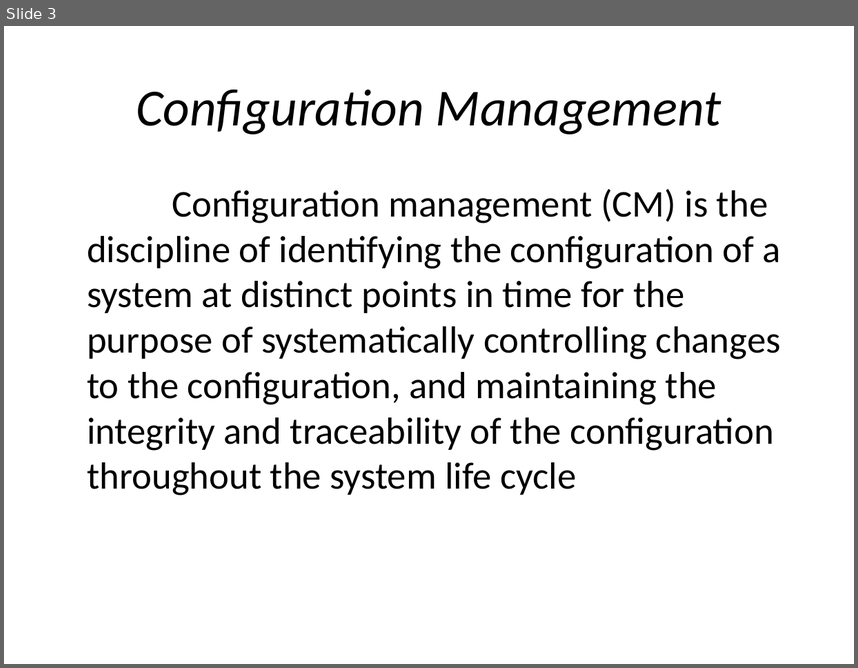
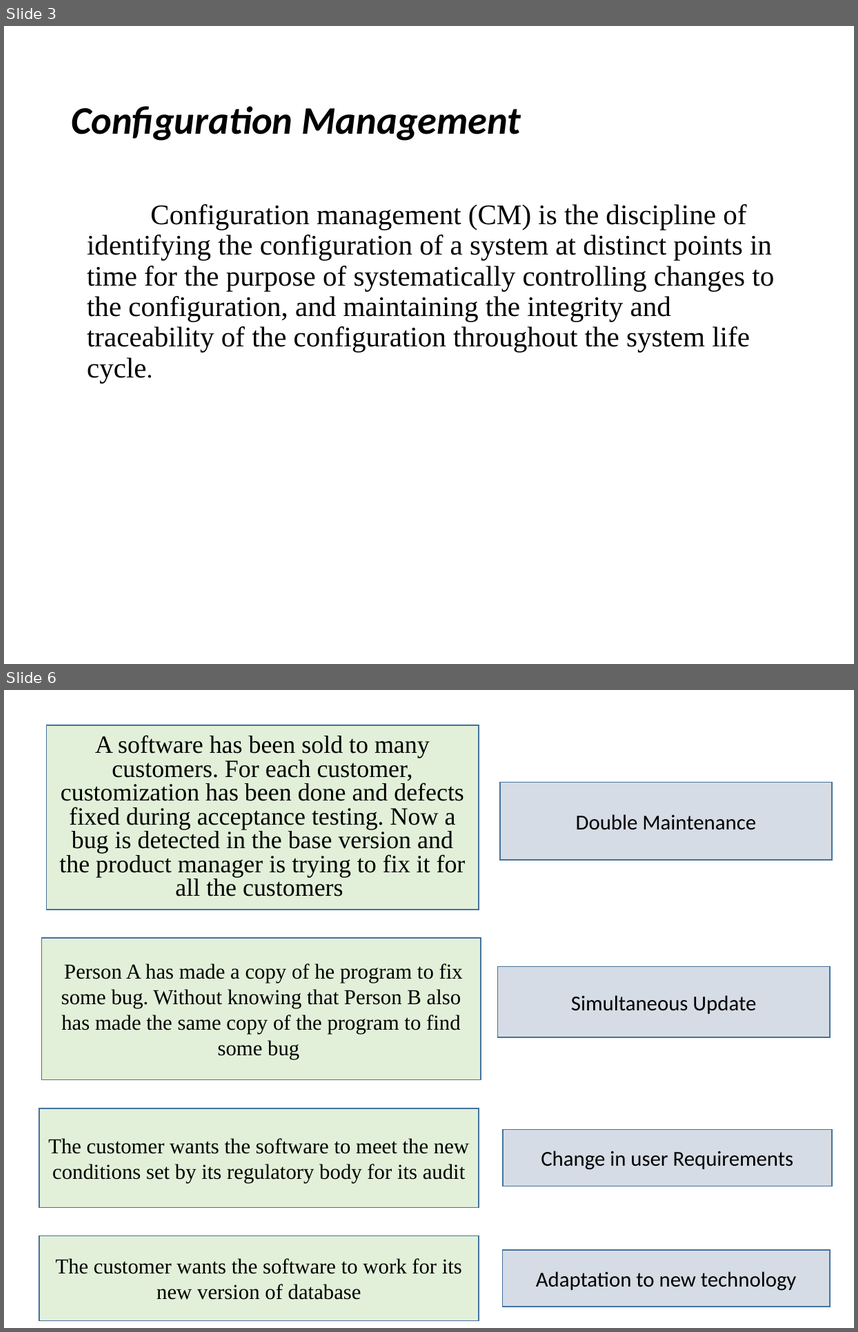
Before and after one commit to suvethaammu/suvethaammu, a slide deck: BEST PRACTICES OF SOTWARE CONFIGURATION MANAGEMENT.pptx. Shown one above the other, each under a label of ours: slide 3 before the commit, slides 3 and 6 after it; the slides between them are not shown. The pictures are 858x668 and 858x1332 pixels, drawn with LibreOffice and Linux fonts; fonts in the diff are those of the drawing. Boxes give left, top, right and bottom in pixels: in the first picture for what was removed or moved away, otherwise in the second. Text is boxed around its words. In the diff, an @@ line names an element or a change of style, - is before the commit and + after.

```diff
--- a/BEST PRACTICES OF SOTWARE CONFIGURATION MANAGEMENT.pptx
+++ b/BEST PRACTICES OF SOTWARE CONFIGURATION MANAGEMENT.pptx
@@ slide 6 added at box(4, 690, 854, 1328), background #FFFFFF @@
@@ text added at box(47, 726, 478, 910), fill #E2F0D9, outline #43739E 1 pt, 21 pt, text #000000 @@
+A software has been sold to many customers. For each customer, customization has been done and defects fixed during acceptance testing. Now a bug is detected in the base version and the product manager is trying to fix it for all the customers
@@ rectangle added at box(499, 782, 832, 860), fill #D6DCE5, outline #43739E 1 pt, 18 pt, text #000000 @@
+Double Maintenance
@@ rectangle added at box(41, 938, 481, 1080), fill #E2F0D9, outline #43739E 1 pt, 18 pt, text #000000 @@
+Person A has made a copy of he program to fix some bug. Without knowing that Person B also has made the same copy of the program to find some bug
@@ rectangle added at box(498, 966, 831, 1037), fill #D6DCE5, outline #43739E 1 pt, 18 pt, text #000000 @@
+Simultaneous Update
@@ rectangle added at box(40, 1108, 479, 1208), fill #E2F0D9, outline #43739E 1 pt, 18 pt, text #000000 @@
+The customer wants the software to meet the new conditions set by its regulatory body for its audit
@@ rectangle added at box(503, 1130, 833, 1186), fill #D6DCE5, outline #43739E 1 pt, 18 pt, text #000000 @@
+Change in user Requirements
@@ rectangle added at box(40, 1236, 479, 1321), fill #E2F0D9, outline #43739E 1 pt, 18 pt, text #000000 @@
+The customer wants the software to work for its new version of database
@@ rectangle added at box(503, 1250, 831, 1306), fill #D6DCE5, outline #43739E 1 pt, 18 pt, text #000000 @@
+Adaptation to new technology
@@ slide 3 changed as well @@
@@ title "Configuration Management": place and size @@
-title "Configuration Management" at box(136, 89, 722, 134)
+title "Configuration Management" at box(71, 106, 521, 141)
@@ title "Configuration Management" at box(71, 106, 521, 141): size 44 to 33 pt, bold on; alignment centre to left; line spacing 1 to 0.9 @@
@@ text at box(87, 204, 774, 383): text changed; size 32 to 24 pt; font Calibri to Times New Roman @@
-Configuration management (CM) is the discipline of identifying the configuration of a system at distinct points in time for the purpose of systematically controlling changes to the configuration, and maintaining the integrity and traceability of the configuration throughout the system life cycle
+Configuration management (CM) is the discipline of identifying the configuration of a system at distinct points in time for the purpose of systematically controlling changes to the configuration, and maintaining the integrity and traceability of the configuration throughout the system life cycle.
```
Also in this commit, not shown: 8 other slides changed, 10 other slides added, 12 slides removed.
